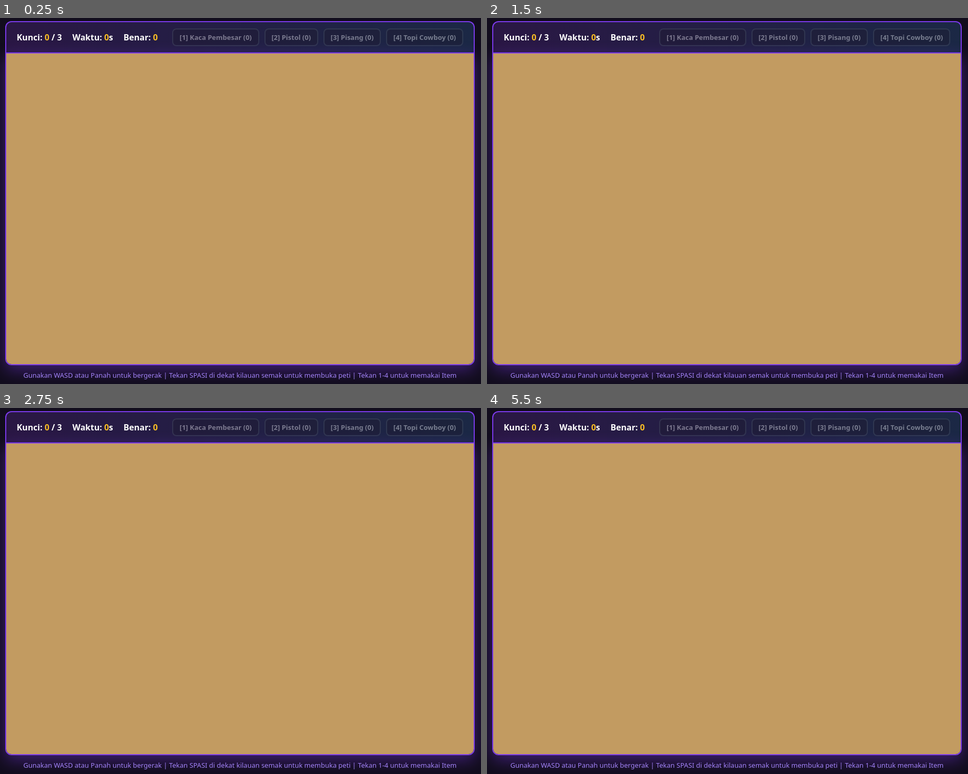
Above: before the commit, frames 1-4 (two rows, left to right).
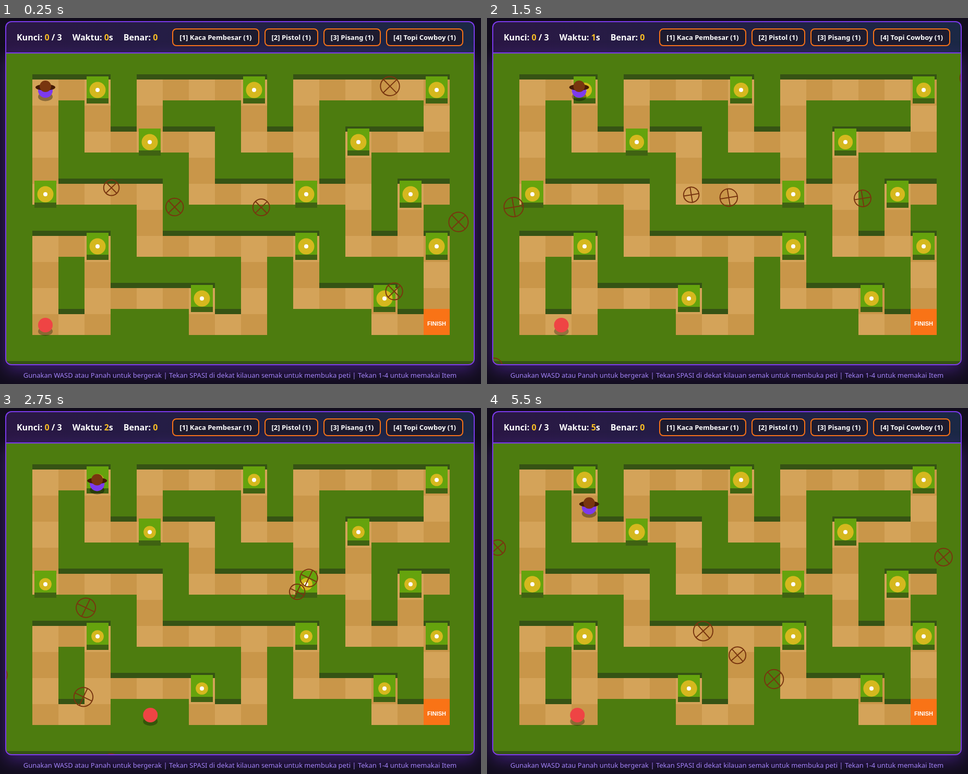
Above: after the commit, the same moments.

Repository: FioDQiu/tes-game-pembelajran-3
Game: browser game, page neon-maze.html
Two runs of this game, one before a commit and one after it. Both use one fixed random seed, a clock stepped at 60 frames per second and the inputs below.
Inputs:
- Up to frame 1 (0.25 s): no input
- Up to frame 2 (1.5 s): hold Right from 1.03 s (still down)
- Up to frame 3 (2.75 s): release Right at 1.53 s; hold Down 1.58-1.85 s; hold Left 1.9-2.47 s; tap D at 2.52 s; hold Up from 2.52 s (still down)
- Up to frame 4 (5.5 s): release Up at 2.82 s; hold Right 2.87-3.53 s; tap A at 3.52 s; hold Up 3.58-3.82 s; hold Left 3.87-4.3 s; hold Down 4.35-4.68 s; tap W at 4.52 s; hold Right 4.73-5.23 s; hold Down from 5.28 s (still down)

The runs differ from the first frame. In frame 1, 56% of the frame differs, in the area x 1-99%, y 2-95%; in frame 2, 56%; in frame 3, 55%; in frame 4, 56%.

Commit message:
Update neon-maze.html

Diff:
--- a/neon-maze.html
+++ b/neon-maze.html
@@ -432,3 +432,234 @@
 function handleAnswer(isCorrect) {
   document.getElementById('quiz-modal').style.display = 'none';
   isPaused = false;
+  player.totalAnswered++;
+
+  if (isCorrect) {
+    player.correct++;
+    document.getElementById('correct-count').innerText = player.correct;
+    resolveChestReward(activeChest);
+  } else {
+    showToast("Jawaban Salah! Peti tetap terkunci.");
+  }
+  activeChest = null;
+}
+
+function resolveChestReward(ch) {
+  ch.opened = true;
+  if (ch.content === 'key') {
+    player.keys++;
+    document.getElementById('key-count').innerText = player.keys;
+    showToast("Kunci Gerbang Ditemukan! (" + player.keys + "/3)");
+  } else if (ch.content === 'item') {
+    const types = ['glass', 'gun', 'banana', 'hat'];
+    const names = { glass: 'Kaca Pembesar', gun: 'Pistol', banana: 'Pisang', hat: 'Topi Cowboy' };
+    const picked = types[Math.floor(Math.random() * types.length)];
+    inventory[picked]++;
+    updateInventoryUI();
+    showToast("Mendapat Item: " + names[picked] + "!");
+  } else {
+    showToast("Peti Kosong! Tidak ada apa-apa di balik semak.");
+  }
+}
+
+function checkCollision(nx, ny, radius) {
+  const points = [
+    { x: nx - radius, y: ny - radius },
+    { x: nx + radius, y: ny - radius },
+    { x: nx - radius, y: ny + radius },
+    { x: nx + radius, y: ny + radius }
+  ];
+
+  for (let p of points) {
+    const c = Math.floor(p.x / TILE_SIZE);
+    const r = Math.floor(p.y / TILE_SIZE);
+    if (r < 0 || r >= ROWS || c < 0 || c >= COLS) return true;
+    if (map[r][c] === 1) return true;
+    if (map[r][c] === 2) {
+      if (player.keys >= 3) {
+        finishGame();
+        return false;
+      } else {
+        showToast("Gerbang Terkunci! Butuh 3 Kunci.");
+        return true;
+      }
+    }
+  }
+  return false;
+}
+
+function finishGame() {
+  if (gameOver) return;
+  gameOver = true;
+  const accuracy = player.totalAnswered > 0 ? (player.correct / player.totalAnswered) : 1;
+  const timeBonus = Math.max(0, 100 - Math.floor(elapsedTime * 0.5));
+  const finalScore = Math.min(100, Math.round((timeBonus * 0.5) + (accuracy * 50)));
+
+  document.getElementById('final-stats').innerHTML =
+    `Waktu Penyelesaian: <b>${elapsedTime} detik</b><br>` +
+    `Jawaban Benar: <b>${player.correct} dari ${player.totalAnswered} soal</b><br>` +
+    `Skor Akhir Detektif: <b style="color:#fbbf24; font-size:22px;">${finalScore} / 100</b>`;
+  document.getElementById('result-modal').style.display = 'block';
+}
+
+function update() {
+  if (isPaused || gameOver) return;
+
+  let dx = 0;
+  let dy = 0;
+  if (keysPressed['w'] || keysPressed['arrowup']) dy -= player.speed;
+  if (keysPressed['s'] || keysPressed['arrowdown']) dy += player.speed;
+  if (keysPressed['a'] || keysPressed['arrowleft']) dx -= player.speed;
+  if (keysPressed['d'] || keysPressed['arrowright']) dx += player.speed;
+
+  if (dx !== 0 && !checkCollision(player.x + dx, player.y, player.radius)) {
+    player.x += dx;
+  }
+  if (dy !== 0 && !checkCollision(player.x, player.y + dy, player.radius)) {
+    player.y += dy;
+  }
+
+  bot.x += (Math.sin(elapsedTime) * bot.speed);
+  if (bot.x < 75) bot.x = 75;
+  if (bot.x > 350) bot.x = 350;
+
+  for (let tw of tumbleweeds) {
+    tw.x += tw.vx;
+    tw.y += tw.vy;
+    tw.angle += 0.05;
+    if (tw.x > 920) {
+      tw.x = -20;
+      tw.y = Math.random() * 600;
+    }
+  }
+
+  sparkleTick += 0.08;
+}
+
+function draw3DBlock(x, y, size, topColor, sideColor) {
+  const depth = 10;
+  ctx.fillStyle = sideColor;
+  ctx.fillRect(x, y, size, size);
+  ctx.fillStyle = topColor;
+  ctx.fillRect(x, y - depth, size, size);
+}
+
+function draw() {
+  ctx.clearRect(0, 0, canvas.width, canvas.height);
+
+  for (let r = 0; r < ROWS; r++) {
+    for (let c = 0; c < COLS; c++) {
+      const x = c * TILE_SIZE;
+      const y = r * TILE_SIZE;
+
+      ctx.fillStyle = (r + c) % 2 === 0 ? '#d4a359' : '#c99649';
+      ctx.fillRect(x, y, TILE_SIZE, TILE_SIZE);
+
+      if (map[r][c] === 1) {
+        draw3DBlock(x, y, TILE_SIZE, '#4d7c0f', '#365314');
+      } else if (map[r][c] === 2) {
+        draw3DBlock(x, y, TILE_SIZE, player.keys >= 3 ? '#3b82f6' : '#f97316', '#1e3a8a');
+        ctx.fillStyle = '#fff';
+        ctx.font = 'bold 11px sans-serif';
+        ctx.fillText('FINISH', x + 7, y + 22);
+      }
+    }
+  }
+
+  for (let ch of chests) {
+    const cx = ch.c * TILE_SIZE + TILE_SIZE / 2;
+    const cy = ch.r * TILE_SIZE + TILE_SIZE / 2;
+
+    draw3DBlock(ch.c * TILE_SIZE + 4, ch.r * TILE_SIZE + 4, TILE_SIZE - 8, '#65a30d', '#3f6212');
+
+    if (!ch.opened) {
+      const glow = Math.abs(Math.sin(sparkleTick)) * 12 + 4;
+      ctx.beginPath();
+      ctx.arc(cx, cy - 5, glow, 0, Math.PI * 2);
+      ctx.fillStyle = 'rgba(251, 191, 36, 0.75)';
+      ctx.fill();
+
+      ctx.beginPath();
+      ctx.arc(cx, cy - 5, 4, 0, Math.PI * 2);
+      ctx.fillStyle = '#ffffff';
+      ctx.fill();
+
+      if (player.radarActive) {
+        const dist = Math.hypot(player.x - cx, player.y - cy);
+        const radarRadius = (player.radius * 2) * 2.5;
+        if (dist <= radarRadius) {
+          ctx.fillStyle = ch.content === 'key' ? '#22c55e' : '#ef4444';
+          ctx.font = 'bold 12px sans-serif';
+          ctx.fillText(ch.content === 'key' ? 'KUNCI!' : 'BUKAN', cx - 22, cy - 22);
+        }
+      }
+    }
+  }
+
+  if (player.radarActive) {
+    const radarRadius = (player.radius * 2) * 2.5;
+    ctx.beginPath();
+    ctx.arc(player.x, player.y, radarRadius, 0, Math.PI * 2);
+    ctx.strokeStyle = 'rgba(59, 130, 246, 0.8)';
+    ctx.lineWidth = 3;
+    ctx.stroke();
+    ctx.fillStyle = 'rgba(59, 130, 246, 0.15)';
+    ctx.fill();
+  }
+
+  ctx.fillStyle = 'rgba(0,0,0,0.3)';
+  ctx.beginPath();
+  ctx.ellipse(bot.x, bot.y + 8, bot.radius, bot.radius * 0.6, 0, 0, Math.PI * 2);
+  ctx.fill();
+  ctx.fillStyle = '#ef4444';
+  ctx.beginPath();
+  ctx.arc(bot.x, bot.y - 4, bot.radius, 0, Math.PI * 2);
+  ctx.fill();
+
+  ctx.fillStyle = 'rgba(0,0,0,0.35)';
+  ctx.beginPath();
+  ctx.ellipse(player.x, player.y + 8, player.radius, player.radius * 0.6, 0, 0, Math.PI * 2);
+  ctx.fill();
+
+  ctx.fillStyle = '#7c3aed';
+  ctx.beginPath();
+  ctx.arc(player.x, player.y - 4, player.radius, 0, Math.PI * 2);
+  ctx.fill();
+
+  ctx.fillStyle = '#451a03';
+  ctx.beginPath();
+  ctx.ellipse(player.x, player.y - 10, player.radius + 5, 6, 0, 0, Math.PI * 2);
+  ctx.fill();
+  ctx.fillStyle = '#78350f';
+  ctx.beginPath();
+  ctx.arc(player.x, player.y - 12, player.radius - 3, 0, Math.PI * 2);
+  ctx.fill();
+
+  for (let tw of tumbleweeds) {
+    ctx.save();
+    ctx.translate(tw.x, tw.y);
+    ctx.rotate(tw.angle);
+    ctx.strokeStyle = '#78350f';
+    ctx.lineWidth = 2;
+    ctx.beginPath();
+    ctx.arc(0, 0, tw.size, 0, Math.PI * 2);
+    ctx.moveTo(-tw.size, 0);
+    ctx.lineTo(tw.size, 0);
+    ctx.moveTo(0, -tw.size);
+    ctx.lineTo(0, tw.size);
+    ctx.stroke();
+    ctx.restore();
+  }
+}
+
+function loop() {
+  update();
+  draw();
+  requestAnimationFrame(loop);
+}
+
+updateInventoryUI();
+loop();
+</script>
+</body>
+</html>
